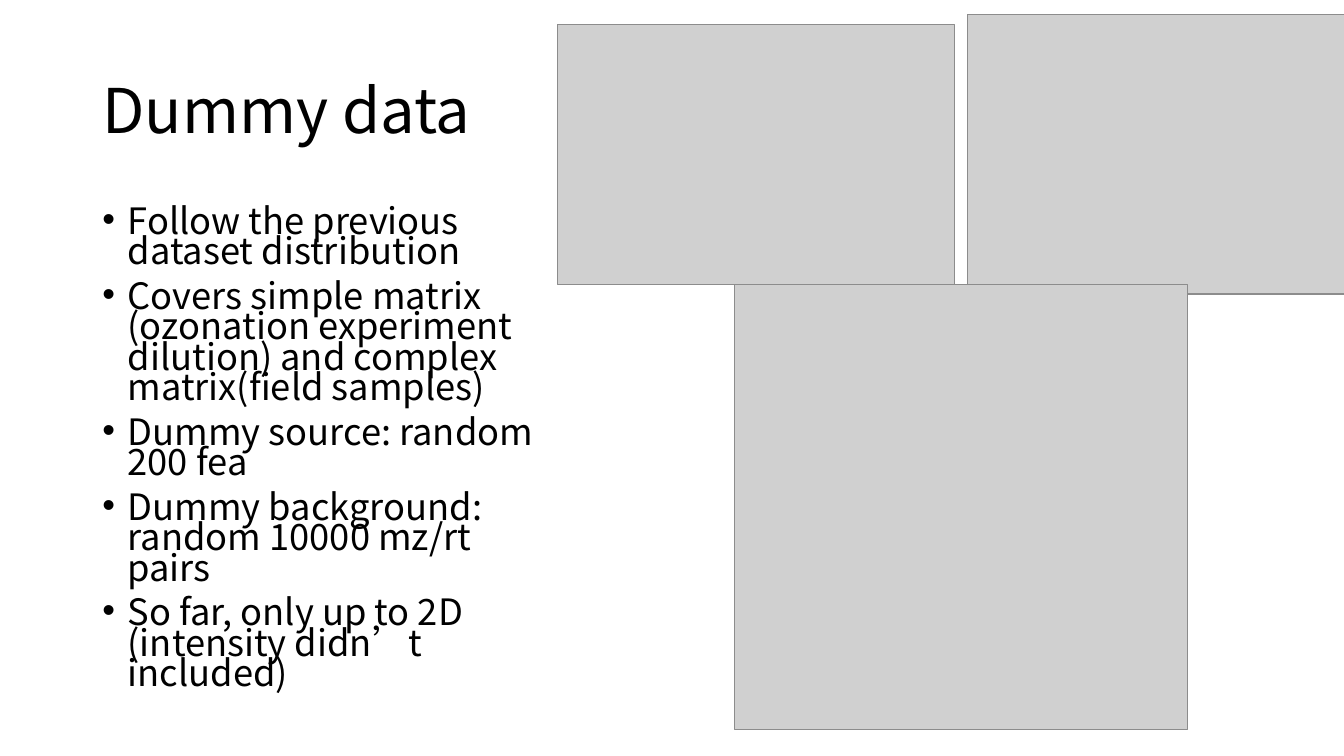
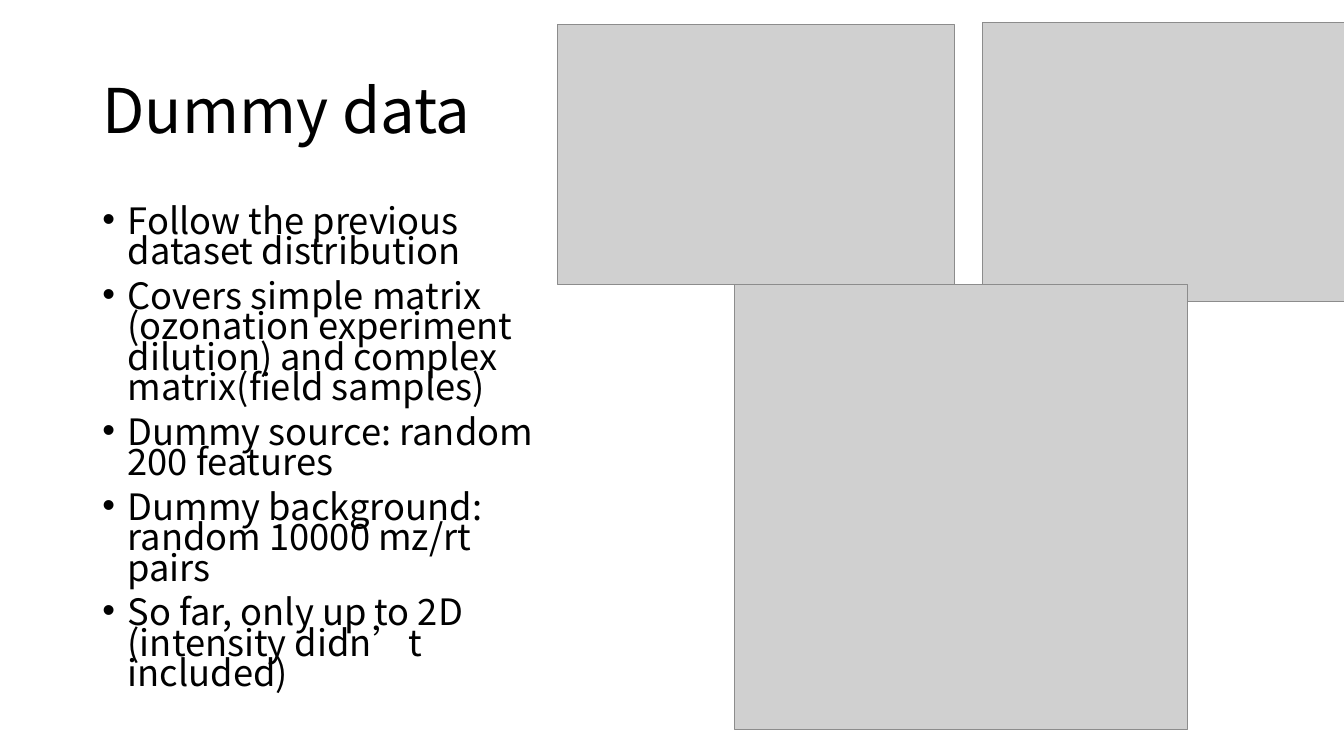
Before and after one commit to XiminHu/mass-suite, a slide deck: slide 15 of doc/CR-20210202.pptx. Drawn at 1344x756 pixels with LibreOffice and Linux fonts; fonts in the diff are those of the drawing; grey boxes stand for pictures. Boxes give left, top, right and bottom in pixels: in the first picture for what was removed or moved away, otherwise in the second. Text is boxed around its words. In the diff, an @@ line names an element or a change of style, - is before the commit and + after.

```diff
--- a/doc/CR-20210202.pptx
+++ b/doc/CR-20210202.pptx
@@ picture: place and size @@
-picture at [968, 15, 1344, 294]
+picture at [983, 22, 1344, 301]
@@ text at [128, 408, 533, 476]: text changed @@
-• Dummy source: random 200 fea
+• Dummy source: random 200 features
```
Also in this commit, not shown: 4 other slides changed, 1 slide added, 2 other files.
